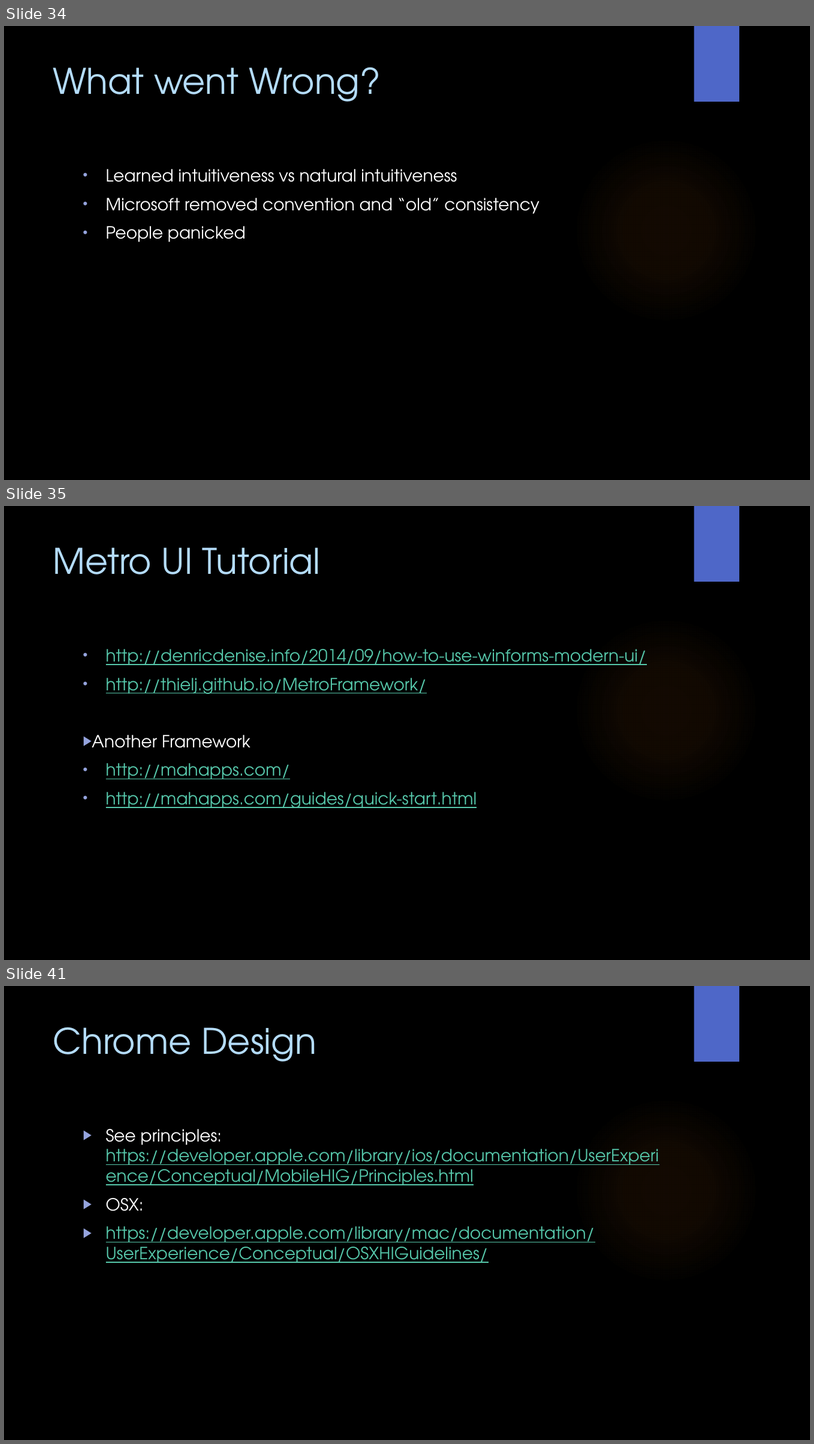
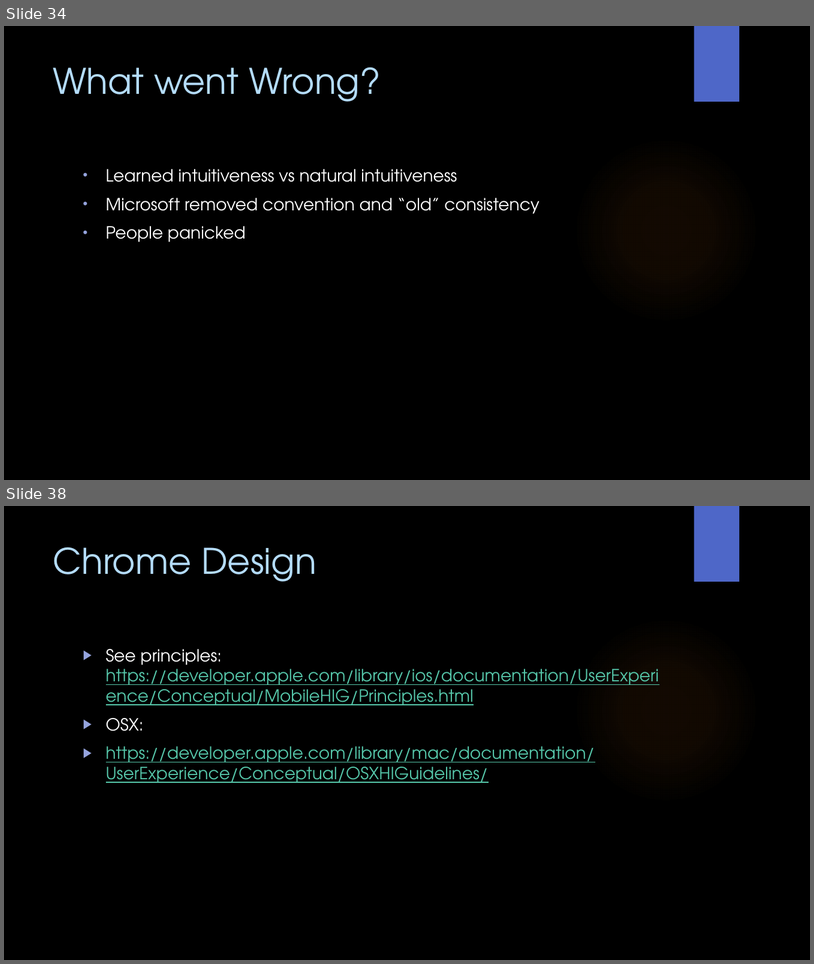
Before and after one commit to WitsSoftDev/SoftDev2016, a slide deck: Session 5/Softdev Session 5 2016.pptx. Shown one above the other, each under a label of ours: slides 34, 35 and 41 before the commit, slides 34 and 38 after it; the slides between them are not shown. The pictures are 814x1444 and 814x964 pixels, drawn with LibreOffice and Linux fonts; fonts in the diff are those of the drawing; background and template pictures are left out. Boxes give left, top, right and bottom in pixels: in the first picture for what was removed or moved away, otherwise in the second. Text is boxed around its words. In the diff, an @@ line names an element or a change of style, - is before the commit and + after.

```diff
--- a/Session 5/Softdev Session 5 2016.pptx
+++ b/Session 5/Softdev Session 5 2016.pptx
@@ slide 35 removed at <box>4,506,810,960</box>, background picture (left out); not listed: 2 template elements that a slide beside it also shows @@
@@ title removed at <box>53,547,321,574</box> @@
-Metro UI Tutorial
@@ text removed at <box>92,649,647,808</box> @@
-• http://denricdenise.info/2014/09/how-to-use-winforms-modern-ui/
-• http://thielj.github.io/MetroFramework/
-▶ Another Framework
-• http://mahapps.com/
-• http://mahapps.com/guides/quick-start.html
@@ what was slide 41 is now slide 38 @@
```
Also in this commit, not shown: 13 slides changed, 3 slides added, 4 other slides removed, 16 other files.
